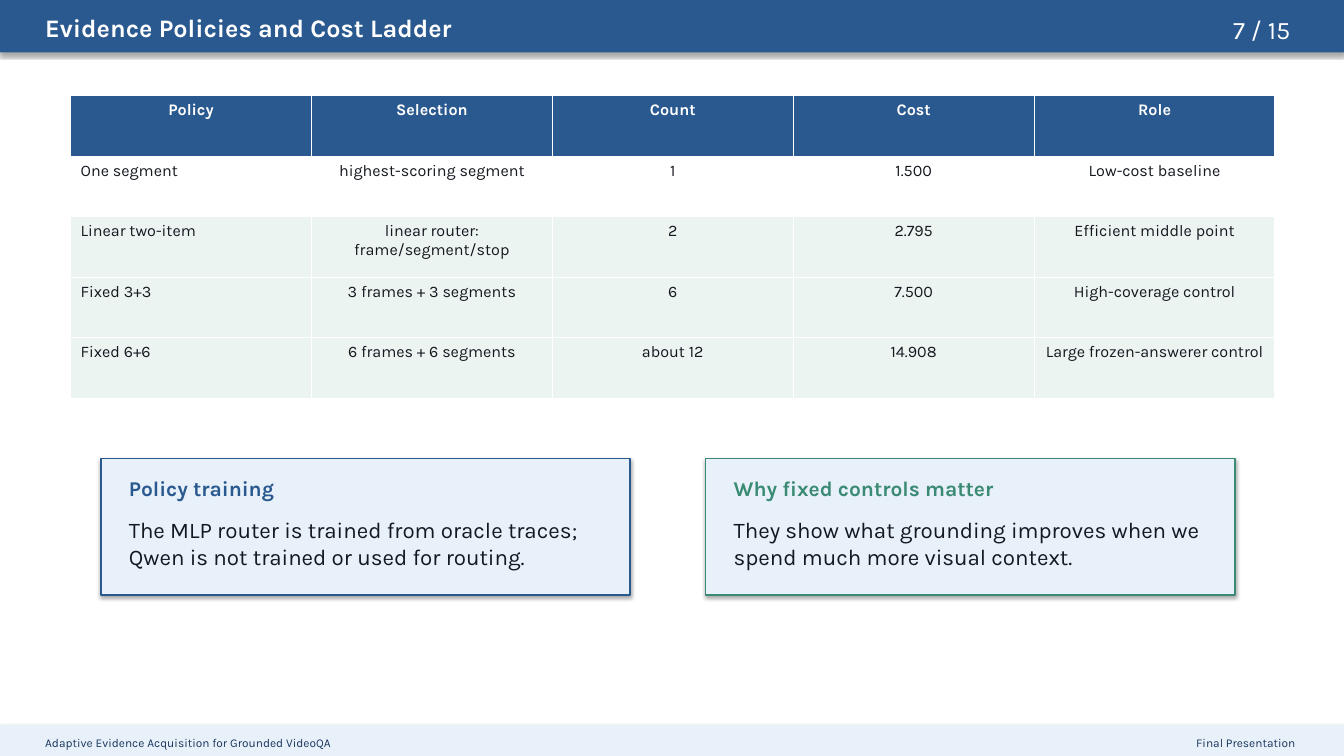
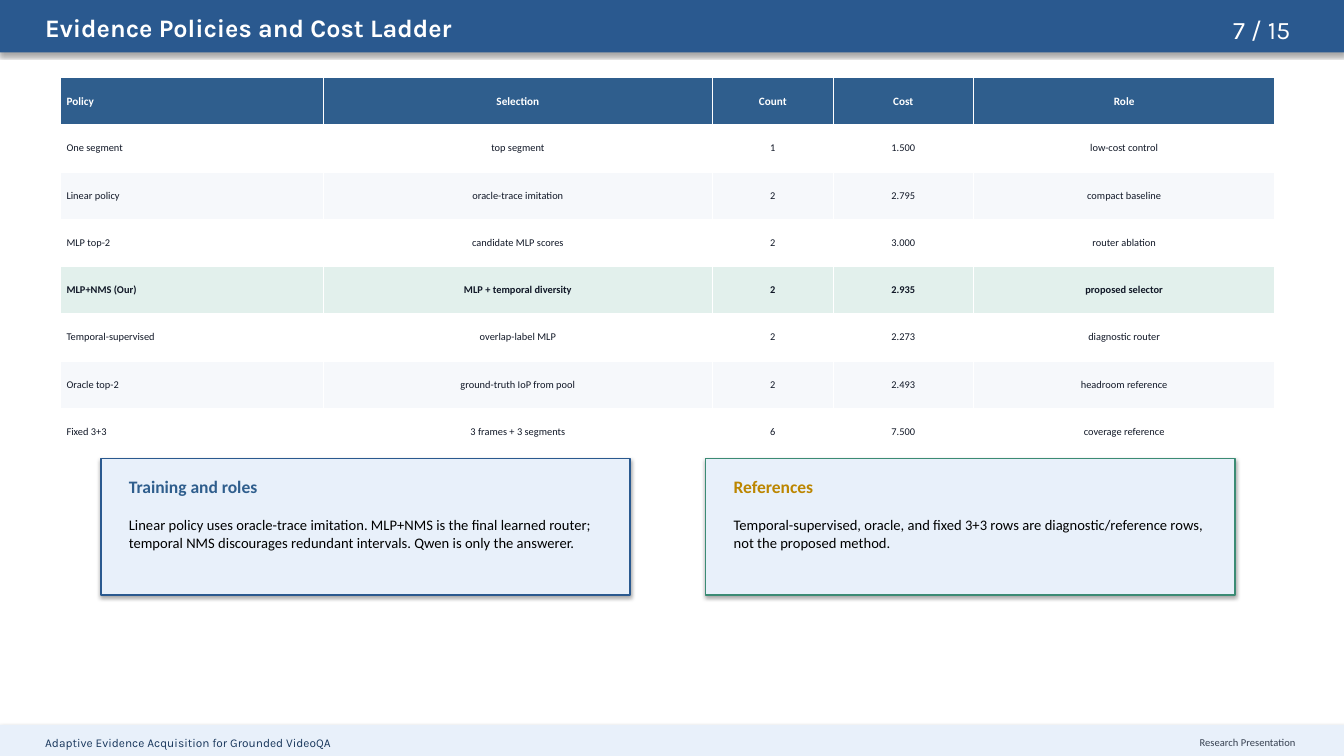
Before and after one commit to riteshthawkar/adaptive-evidence-grounded-videoqa, a slide deck: slide 7 of docs/presentation/adaptive_evidence_acquisition_grounded_videoqa_presentation.pptx. Drawn at 1344x756 pixels with LibreOffice and Linux fonts; fonts in the diff are those of the drawing. Boxes give left, top, right and bottom in pixels: in the first picture for what was removed or moved away, otherwise in the second. Text is boxed around its words. In the diff, an @@ line names an element or a change of style, - is before the commit and + after.

Commit message:
Align presentation with final report

```diff
--- a/docs/presentation/adaptive_evidence_acquisition_grounded_videoqa_presentation.pptx
+++ b/docs/presentation/adaptive_evidence_acquisition_grounded_videoqa_presentation.pptx
@@ table at [60,78,1275,456] @@
-row 2: One segment | highest-scoring segment | 1 | 1.500 | Low-cost baseline
-row 3: Linear two-item | linear router: frame/segment/stop | 2 | 2.795 | Efficient middle point
-row 4: Fixed 3+3 | 3 frames + 3 segments | 6 | 7.500 | High-coverage control
-row 5: Fixed 6+6 | 6 frames + 6 segments | about 12 | 14.908 | Large frozen-answerer control
+row 2: One segment | top segment | 1 | 1.500 | low-cost control
+row 3: Linear policy | oracle-trace imitation | 2 | 2.795 | compact baseline
+row 4: MLP top-2 | candidate MLP scores | 2 | 3.000 | router ablation
+row 5: MLP+NMS (Our) | MLP + temporal diversity | 2 | 2.935 | proposed selector
+row 6: Temporal-supervised | overlap-label MLP | 2 | 2.273 | diagnostic router
+row 7: Oracle top-2 | ground-truth IoP from pool | 2 | 2.493 | headroom reference
+row 8: Fixed 3+3 | 3 frames + 3 segments | 6 | 7.500 | coverage reference
@@ table: place and size @@
-table at [71,96,1275,398]
+table at [60,78,1275,456]
@@ text at [129,480,257,496]: text changed; size 15 to 12.5 pt; font Karla to Calibri; text colour #2A598F to #2F5E8D @@
-Policy training
+Training and roles
@@ text at [734,481,813,493]: text changed; size 15 to 12.5 pt; font Karla to Calibri; text colour #3B8B74 to #BC8600 @@
-Why fixed controls matter
+References
@@ text at [129,520,590,551]: text changed; size 16 to 10.4 pt; font Karla to Calibri; text colour #14181F to #000000 @@
-The MLP router is trained from oracle traces; Qwen is not trained or used for routing.
+Linear policy uses oracle-trace imitation. MLP+NMS is the final learned router; temporal NMS discourages redundant intervals. Qwen is only the answerer.
@@ text at [734,520,1202,551]: text changed; size 16 to 10.4 pt; font Karla to Calibri; text colour #14181F to #000000 @@
-They show what grounding improves when we spend much more visual context.
+Temporal-supervised, oracle, and fixed 3+3 rows are diagnostic/reference rows, not the proposed method.
@@ text at [1200,739,1296,746]: text changed; size 8.5 to 7.5 pt; font Karla to Calibri; text colour #19375C to #374151 @@
-Final Presentation
+Research Presentation
```
Also in this commit, not shown: 13 other slides changed.
